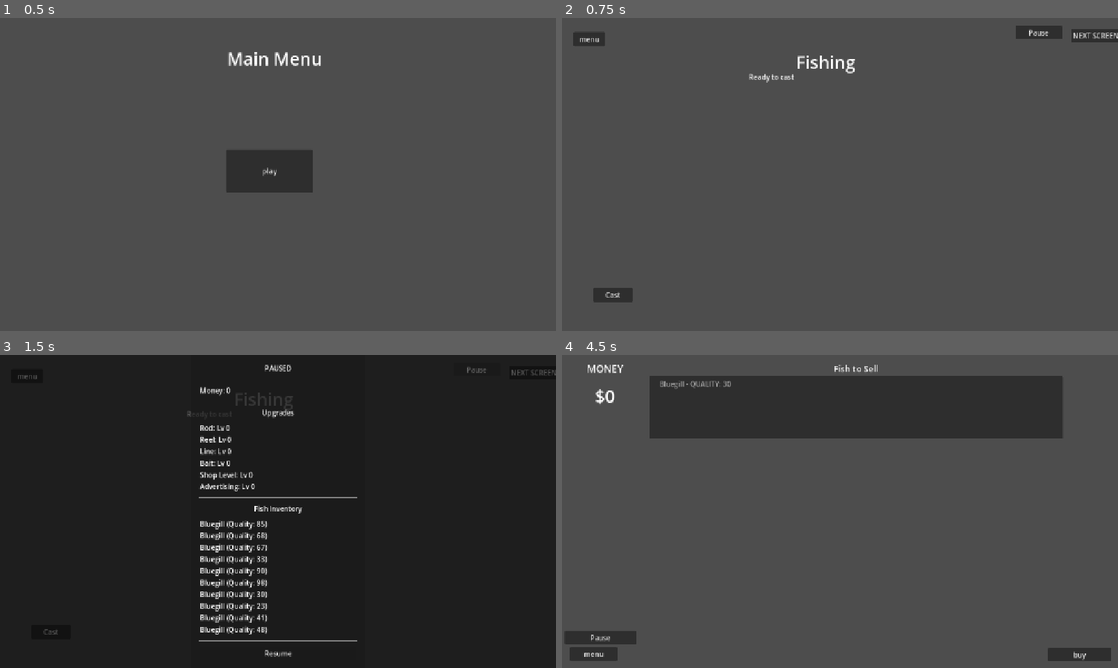
Above: before the commit, frames 1-4 (two rows, left to right).
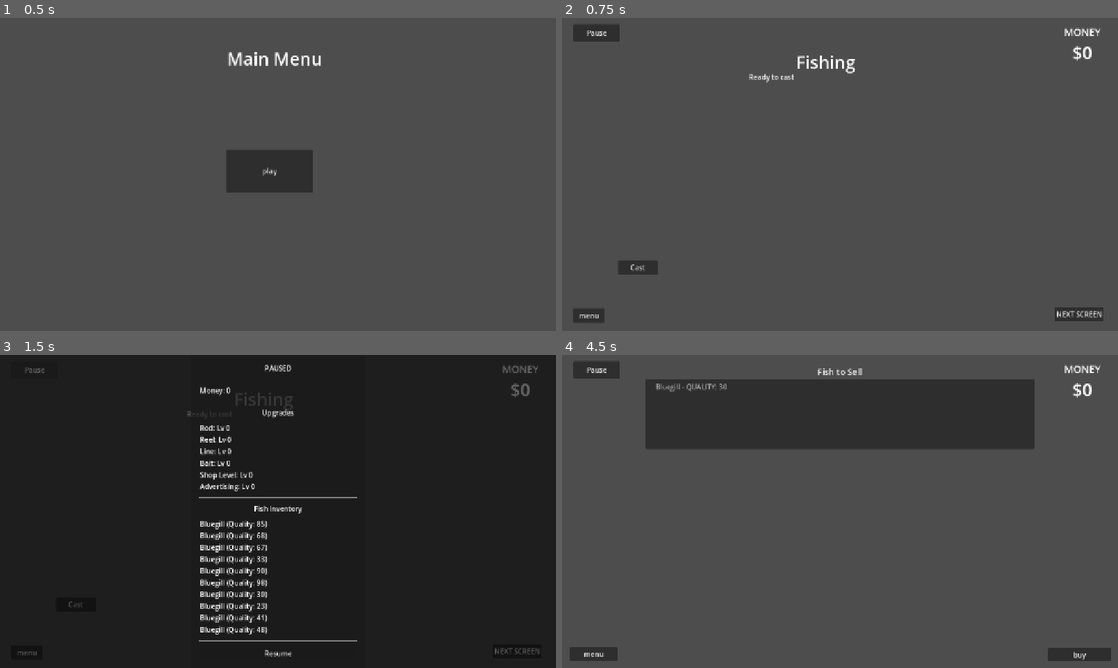
Above: after the commit, the same moments.

Repository: V-Mirea/comfy-summer-fishing-game
Game: Godot game, scene res://assets/game/game.tscn
Two runs of this game, one before a commit and one after it. Both use one fixed random seed, a clock stepped at 60 frames per second and the inputs below. The engine's default icon, where the game draws it, is replaced by a stand-in: a white triangle on a blue panel in a dark square.
Inputs (mouse positions are in pixels of both pictures, inside the frame that each line leads up to):
- Up to frame 1 (0.5 s): no input
- Up to frame 2 (0.75 s): click "play" at 0.5 s
- Up to frame 3 (1.5 s): click "Pause" at 1.25 s
- Up to frame 4 (4.5 s): click "Resume" at 2 s; click "NEXT SCREEN" at 2.75 s; tap Enter at 3.5 s; move the mouse to (962, 495) at 3.52 s; click (962, 495) at 3.6 s; click "Sell Fish" at 4.25 s

Frame 1 is identical in both runs. In frame 2, 2.3% of the frame differs, in the area x 2-100%, y 2-98%; in frame 3, 0.4%; in frame 4, 5.7%, in the area x 0-97%, y 2-93%.

Commit message:
move money label and pause button to be on the game scene

Diff:
--- a/assets/game/buying_scene/buying_scene.tscn
+++ b/assets/game/buying_scene/buying_scene.tscn
@@ -12,6 +12,7 @@
 anchor_bottom = 1.0
 grow_horizontal = 2
 grow_vertical = 2
+mouse_filter = 2
 script = ExtResource("1_b6mu0")
 
 [node name="Title" type="Label" parent="." unique_id=1950715427]
--- a/assets/game/fishing_scene/fishing_scene.tscn
+++ b/assets/game/fishing_scene/fishing_scene.tscn
@@ -12,7 +12,7 @@
 status_label = NodePath("Container/StatusLabel")
 cast_button = NodePath("Container/CastButton")
 cancel_button = NodePath("Container/CancelButton")
-pause_button = NodePath("Container/PauseButton")
+pause_button = NodePath("")
 bubble_manager = NodePath("BubbleManager")
 
 [node name="Container" type="Control" parent="." unique_id=1849949674]
@@ -26,18 +26,18 @@
 
 [node name="MenuButton" type="Button" parent="Container" unique_id=792678934]
 layout_mode = 0
-offset_left = -202.0
-offset_top = -152.0
-offset_right = -129.0
-offset_bottom = -119.0
+offset_left = -203.0
+offset_top = 484.0
+offset_right = -130.0
+offset_bottom = 517.0
 text = "menu"
 
 [node name="SellButton" type="Button" parent="Container" unique_id=410807605]
 layout_mode = 0
-offset_left = 944.0
-offset_top = -159.0
-offset_right = 1013.0
-offset_bottom = -128.0
+offset_left = 906.0
+offset_top = 482.0
+offset_right = 1019.0
+offset_bottom = 513.0
 text = "NEXT SCREEN
 "
 
@@ -54,18 +54,18 @@
 
 [node name="CastButton" type="Button" parent="Container" unique_id=1818471005]
 layout_mode = 0
-offset_left = -156.0
-offset_top = 437.0
-offset_right = -65.0
-offset_bottom = 469.0
+offset_left = -99.0
+offset_top = 374.0
+offset_right = -8.0
+offset_bottom = 406.0
 text = "Cast"
 
 [node name="CancelButton" type="Button" parent="Container" unique_id=396984058]
 layout_mode = 0
-offset_left = 910.0
-offset_top = 452.0
-offset_right = 994.0
-offset_bottom = 483.0
+offset_left = 813.0
+offset_top = 384.0
+offset_right = 897.0
+offset_bottom = 415.0
 text = "Cancel"
 
 [node name="ScoreLabel" type="Label" parent="Container" unique_id=1350937200]
@@ -82,15 +82,6 @@
 offset_right = 524.0
 offset_bottom = -14.0
 
-[node name="PauseButton" type="Button" parent="Container" unique_id=681437805]
-layout_mode = 0
-offset_left = 816.0
-offset_top = -166.0
-offset_right = 924.0
-offset_bottom = -139.0
-text = "Pause
-"
-
 [node name="BubbleManager" type="Node2D" parent="." unique_id=569624591]
 script = ExtResource("2_a8ye1")
 BubbleScene = ExtResource("3_tkjw3")
@@ -99,4 +90,3 @@
 [connection signal="pressed" from="Container/SellButton" to="." method="_on_button_sell_pressed"]
 [connection signal="pressed" from="Container/CastButton" to="." method="_on_cast_button_pressed"]
 [connection signal="pressed" from="Container/CancelButton" to="." method="_on_cancel_button_pressed"]
-[connection signal="pressed" from="Container/PauseButton" to="." method="_on_pause_button_pressed"]
--- a/assets/game/game.tscn
+++ b/assets/game/game.tscn
@@ -6,6 +6,15 @@
 [ext_resource type="PackedScene" uid="uid://u2kl2fl6vlrw" path="res://assets/game/select_selling_scene/select_selling_scene.tscn" id="4_select"]
 [ext_resource type="PackedScene" uid="uid://cmg53b45ikcyy" path="res://assets/game/selling_scene/selling_scene.tscn" id="5_iywne"]
 [ext_resource type="PackedScene" uid="uid://lox5kan0hfl5" path="res://assets/game/buying_scene/buying_scene.tscn" id="5_p57ef"]
+[ext_resource type="Script" uid="uid://mpub31iptkbi" path="res://assets/game/shared/money_control.gd" id="7_faf0w"]
+[ext_resource type="Script" uid="uid://dadrap2dtvhow" path="res://assets/game/selling_scene/money_label.gd" id="7_pdf2x"]
+[ext_resource type="Script" uid="uid://bfy2euwe0xian" path="res://assets/game/pause_button.gd" id="9_k08a3"]
+
+[sub_resource type="LabelSettings" id="LabelSettings_pg74i"]
+font_size = 23
+
+[sub_resource type="LabelSettings" id="LabelSettings_faf0w"]
+font_size = 40
 
 [node name="Game" type="Node" unique_id=1363482211]
 script = ExtResource("1_uwrxv")
@@ -14,3 +23,55 @@
 selectSellingScene = ExtResource("4_select")
 sellingScene = ExtResource("5_iywne")
 buyingScene = ExtResource("5_p57ef")
+
+[node name="MoneyControl" type="Control" parent="." unique_id=1454216210]
+layout_mode = 3
+anchors_preset = 1
+anchor_left = 1.0
+anchor_right = 1.0
+offset_left = -164.0
+offset_bottom = 158.0
+grow_horizontal = 0
+script = ExtResource("7_faf0w")
+
+[node name="MoneyHeader" type="Label" parent="MoneyControl" unique_id=1233499408]
+layout_mode = 1
+anchors_preset = -1
+anchor_top = 0.1
+anchor_right = 1.0
+anchor_bottom = 0.1
+grow_horizontal = 2
+text = "MONEY"
+label_settings = SubResource("LabelSettings_pg74i")
+horizontal_alignment = 1
+
+[node name="MoneyLabel" type="Label" parent="MoneyControl" unique_id=1888553632]
+layout_mode = 1
+anchors_preset = 14
+anchor_top = 0.5
+anchor_right = 1.0
+anchor_bottom = 0.5
+offset_top = -27.5
+offset_bottom = 27.5
+grow_horizontal = 2
+grow_vertical = 2
+text = "$0"
+label_settings = SubResource("LabelSettings_faf0w")
+horizontal_alignment = 1
+script = ExtResource("7_pdf2x")
+
+[node name="PauseButton" type="Button" parent="." unique_id=1005989799]
+anchors_preset = -1
+anchor_left = 0.02
+anchor_top = 0.02
+anchor_right = 0.1
+anchor_bottom = 0.02
+offset_right = 5.0
+offset_bottom = 39.8
+text = "Pause
+"
+script = ExtResource("9_k08a3")
+
+[connection signal="toggle_global_controls" from="." to="MoneyControl" method="_on_toggle_global_controls"]
+[connection signal="toggle_global_controls" from="." to="PauseButton" method="_on_toggle_global_controls"]
+[connection signal="pressed" from="PauseButton" to="." method="_on_pause_button_pressed"]
--- a/assets/game/game_manager.gd
+++ b/assets/game/game_manager.gd
@@ -5,6 +5,8 @@
 @export var selectSellingScene: PackedScene
 @export var sellingScene: PackedScene
 @export var buyingScene: PackedScene
+
+signal toggle_global_controls
 
 var initial_state = Global.State.MAIN_MENU
 var current_screen: Node
@@ -44,6 +46,9 @@
 func _on_state_changed(from: int, to: int, context: Dictionary) -> void:
 	change_screen(to)
 
+	if from == Global.State.MAIN_MENU or to == Global.State.MAIN_MENU:
+		toggle_global_controls.emit()
+
 func change_screen(state: int):
 	if current_screen:
 		current_screen.queue_free()
@@ -52,3 +57,6 @@
 	add_child(current_screen)
 
 	current_screen.transition_requested.connect(_on_transition_requested)
+
+func _on_pause_button_pressed():
+	PauseMenu.toggle()
--- a/assets/game/main_menu/main_menu.tscn
+++ b/assets/game/main_menu/main_menu.tscn
@@ -12,6 +12,7 @@
 anchor_bottom = 1.0
 grow_horizontal = 2
 grow_vertical = 2
+mouse_filter = 2
 script = ExtResource("1_l6cm7")
 
 [node name="ButtonPlay" type="Button" parent="." unique_id=1830224362]
--- /dev/null
+++ b/assets/game/pause_button.gd
@@ -0,0 +1,15 @@
+extends Button
+
+
+# Called when the node enters the scene tree for the first time.
+func _ready():
+	pass # Replace with function body.
+
+
+# Called every frame. 'delta' is the elapsed time since the previous frame.
+func _process(delta):
+	pass
+
+
+func _on_toggle_global_controls():
+	visible = !visible
--- a/assets/game/select_selling_scene/select_selling_scene.tscn
+++ b/assets/game/select_selling_scene/select_selling_scene.tscn
@@ -18,6 +18,7 @@
 anchor_bottom = 1.0
 grow_horizontal = 2
 grow_vertical = 2
+mouse_filter = 2
 script = ExtResource("1_script")
 caught_list = NodePath("HSplitContainer/TopPanel/CaughtList")
 selling_list = NodePath("HSplitContainer/BottomPanel/SellingList")
--- a/assets/game/selling_scene/selling_scene.tscn
+++ b/assets/game/selling_scene/selling_scene.tscn
@@ -5,7 +5,6 @@
 [ext_resource type="Texture2D" uid="uid://c5y8k254xl3tx" path="res://assets/game/selling_scene/haggle_control/accept.png" id="3_lr7ye"]
 [ext_resource type="Texture2D" uid="uid://d0si60437xphd" path="res://assets/game/selling_scene/haggle_control/decline.png" id="4_6hwc8"]
 [ext_resource type="Script" uid="uid://dn6jc4vvv1clx" path="res://assets/game/selling_scene/fish_list.gd" id="5_iyhom"]
-[ext_resource type="Script" uid="uid://dadrap2dtvhow" path="res://assets/game/selling_scene/money_label.gd" id="6_l0c64"]
 [ext_resource type="Script" uid="uid://hwwp83yvavu2" path="res://assets/game/selling_scene/customer_spawner/customer_spawner.gd" id="7_q6wlo"]
 [ext_resource type="PackedScene" uid="uid://stuev6gp1q3v" path="res://assets/game/selling_scene/customer_spawner/customer/customer.tscn" id="8_830pu"]
 
@@ -19,22 +18,17 @@
 [sub_resource type="LabelSettings" id="LabelSettings_piidd"]
 font_size = 20
 
-[sub_resource type="LabelSettings" id="LabelSettings_x3q4f"]
-font_size = 23
-
-[sub_resource type="LabelSettings" id="LabelSettings_5u6u6"]
-font_size = 40
-
 [node name="SellingScene" type="Node2D" unique_id=826753257 node_paths=PackedStringArray("pause_button", "haggle_ui")]
 script = ExtResource("1_w1ejd")
-pause_button = NodePath("Control/PauseButton")
+pause_button = NodePath("")
 haggle_ui = NodePath("CanvasLayer/HaggleControl")
 
 [node name="Control" type="Control" parent="." unique_id=729090283]
 layout_mode = 3
 anchors_preset = 0
-offset_right = 1275.0
-offset_bottom = 717.0
+offset_right = 1280.0
+offset_bottom = 720.0
+mouse_filter = 2
 
 [node name="ButtonMenu" type="Button" parent="Control" unique_id=921605471]
 layout_mode = 0
@@ -65,15 +59,6 @@
 horizontal_alignment = 1
 vertical_alignment = 1
 
-[node name="PauseButton" type="Button" parent="Control" unique_id=1489979418]
-layout_mode = 0
-offset_left = 6.0
-offset_top = 635.0
-offset_right = 172.0
-offset_bottom = 666.0
-text = "Pause
-"
-
 [node name="CanvasLayer" type="CanvasLayer" parent="." unique_id=56083680]
 
 [node name="HaggleControl" type="Control" parent="CanvasLayer" unique_id=1550050499 node_paths=PackedStringArray("price_label")]
@@ -84,6 +69,7 @@
 offset_top = 243.0
 offset_right = 1151.0
 offset_bottom = 333.0
+mouse_filter = 2
 script = ExtResource("2_o8g2t")
 price_label = NodePath("Label")
 
@@ -155,10 +141,11 @@
 color = Color(0.011764706, 1, 1, 1)
 
 [node name="FishPanel" type="VBoxContainer" parent="CanvasLayer" unique_id=2075231069]
-offset_left = 201.0
-offset_top = 17.0
-offset_right = 1153.0
-offset_bottom = 193.0
+anchors_preset = -1
+anchor_left = 0.15
+anchor_top = 0.033
+anchor_right = 0.85
+anchor_bottom = 0.3
 size_flags_vertical = 3
 
 [node name="FishLabel" type="Label" parent="CanvasLayer/FishPanel" unique_id=1167204912]
@@ -176,39 +163,6 @@
 same_column_width = true
 script = ExtResource("5_iyhom")
 
-[node name="MoneyControl" type="Control" parent="CanvasLayer" unique_id=341884173]
-layout_mode = 3
-anchors_preset = 0
-offset_left = 17.0
-offset_top = 15.0
-offset_right = 181.0
-offset_bottom = 173.0
-
-[node name="MoneyHeader" type="Label" parent="CanvasLayer/MoneyControl" unique_id=553837889]
-layout_mode = 1
-anchors_preset = 10
-anchor_right = 1.0
-offset_bottom = 32.0
-grow_horizontal = 2
-text = "MONEY"
-label_settings = SubResource("LabelSettings_x3q4f")
-horizontal_alignment = 1
-
-[node name="MoneyLabel" type="Label" parent="CanvasLayer/MoneyControl" unique_id=1958658374]
-layout_mode = 1
-anchors_preset = 14
-anchor_top = 0.5
-anchor_right = 1.0
-anchor_bottom = 0.5
-offset_top = -27.5
-offset_bottom = 27.5
-grow_horizontal = 2
-grow_vertical = 2
-text = "$0"
-label_settings = SubResource("LabelSettings_5u6u6")
-horizontal_alignment = 1
-script = ExtResource("6_l0c64")
-
 [node name="CustomerSpawner" type="Node" parent="." unique_id=1346029056 node_paths=PackedStringArray("customer_area")]
 script = ExtResource("7_q6wlo")
 customer_area = NodePath("../CanvasLayer/CustomerSpawnArea")
@@ -217,7 +171,6 @@
 [connection signal="bartering_started" from="." to="CanvasLayer/HaggleControl" method="_on_customer_bartering"]
 [connection signal="pressed" from="Control/ButtonMenu" to="." method="_on_button_menu_pressed"]
 [connection signal="pressed" from="Control/ButtonBuy" to="." method="_on_button_buy_pressed"]
-[connection signal="pressed" from="Control/PauseButton" to="." method="_on_pause_button_pressed"]
 [connection signal="offer_accepted" from="CanvasLayer/HaggleControl" to="." method="_on_haggle_control_offer_accepted"]
 [connection signal="pressed" from="CanvasLayer/HaggleControl/AcceptButton" to="CanvasLayer/HaggleControl" method="_on_accept_button_pressed"]
 [connection signal="pressed" from="CanvasLayer/HaggleControl/DeclineButton" to="CanvasLayer/HaggleControl" method="_on_decline_button_pressed"]
--- /dev/null
+++ b/assets/game/shared/money_control.gd
@@ -0,0 +1,15 @@
+extends Control
+
+
+# Called when the node enters the scene tree for the first time.
+func _ready():
+	pass # Replace with function body.
+
+
+# Called every frame. 'delta' is the elapsed time since the previous frame.
+func _process(delta):
+	pass
+
+
+func _on_toggle_global_controls():
+	visible = !visible
--- a/assets/global/pause_menu/pause_menu.tscn
+++ b/assets/global/pause_menu/pause_menu.tscn
@@ -1,7 +1,7 @@
 [gd_scene format=3 uid="uid://c7wjqhddut7hi"]
 
 [ext_resource type="Script" uid="uid://c44smfmcdrab" path="res://assets/global/pause_menu/pause_menu.gd" id="1_script"]
-[ext_resource type="Script" uid="uid://cqudc2q6k3bd1" path="res://assets/game/shared/money_label.gd" id="2_j4ds5"]
+[ext_resource type="Script" uid="uid://cqudc2q6k3bd1" path="res://assets/game/money_label.gd" id="2_j4ds5"]
 
 [node name="PauseMenu" type="CanvasLayer" unique_id=1736017532 node_paths=PackedStringArray("money_label", "upgrades_list", "fish_list", "resume_button")]
 process_mode = 3
Renamed: assets/game/shared/money_label.gd -> assets/game/money_label.gd
Renamed: assets/game/shared/money_label.gd.uid -> assets/game/money_label.gd.uid
Not shown, added: assets/game/pause_button.gd.uid
Not shown, added: assets/game/shared/money_control.gd.uid
